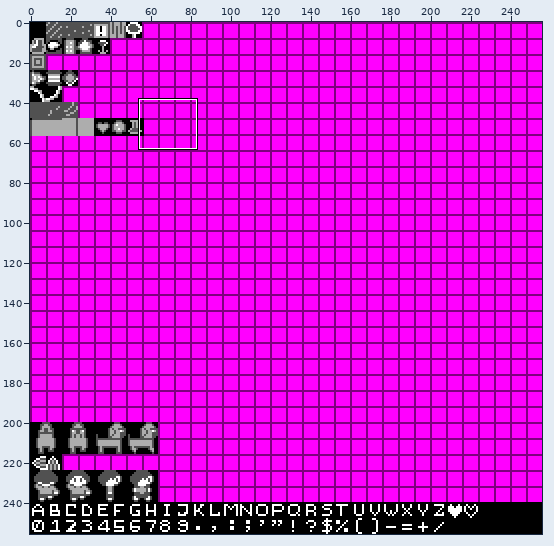
Sprite sheet, stored at TestGame/res/sprite_sheet.png. Above: a wide view before the commit, with the close-up outlined.
Close-up. Before the edit:
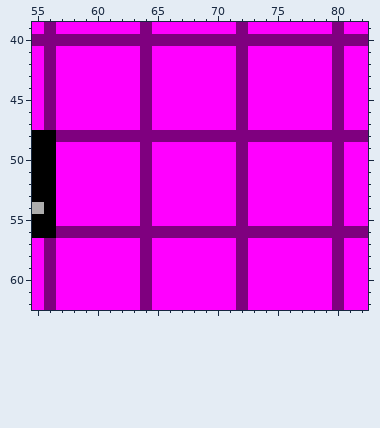
The file is 256x256 pixels. Colours within 5 levels of each other are drawn and written as one. Shown: x 55..82, y 39..62.
Once edited:
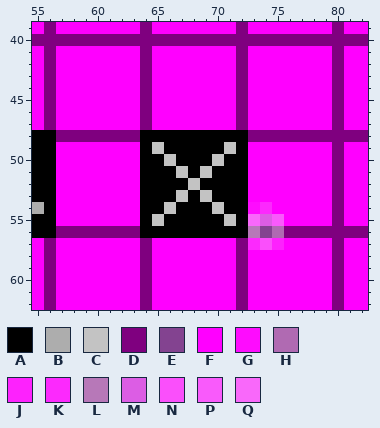
Palette (. is transparent): A #000000  B #adadad  C #c3c3c3  D #7f007f  E #834390  F #ff00ff  G #fe0cfe  H #b06ab2  J #fd22fd  K #fc29fd  L #b778b8  M #dc5de4  N #fa4ffb  P #f95afb  Q #f968fa
Edits made:
@@ x 62..77 @@
 47 FFDFFFFFFFDFFFFF
-48 DDDDDDDDDDDDDDDD
-49 FFDFFFFFFFDFFFFF
-50 FFDFFFFFFFDFFFFF
-51 FFDFFFFFFFDFFFFF
-52 FFDFFFFFFFDFFFFF
-53 FFDFFFFFFFDFFFFF
-54 FFDFFFFFFFDFFFFF
-55 FFDFFFFFFFDFFFFF
-56 DDDDDDDDDDDDDDDD
-57 FFDFFFFFFFDFFFFF
+48 DDAAAAAAAAADDDDD
+49 FFACAAAAACAFFFFF
+50 FFAACAAACAAFFFFF
+51 FFAAACACAAAFFFFF
+52 FFAAAACAAAAFFFFF
+53 FFAAACACAAAFFFFF
+54 FFAACAAACAAGKFFF
+55 FFACAAAAACAQMPFF
+56 DDAAAAAAAAALEHDD
+57 FFDFFFFFFFDKNJFF
 58 FFDFFFFFFFDFFFFF
Where, in picture pixels (left, top, right, bottom), the same in both close-ups:
changed: (140, 130, 284, 250)
